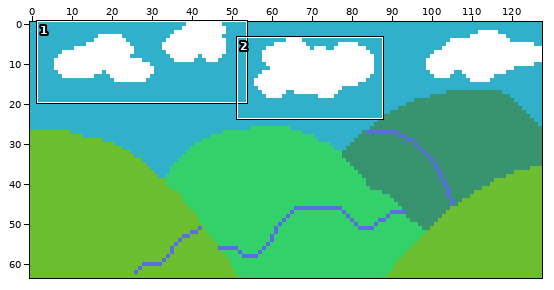
File history of a pixel-art file, Assets/Artwork/Background.aseprite. Above: a wide view before the commit, with the close-up outlined.
Close-up. Old version:
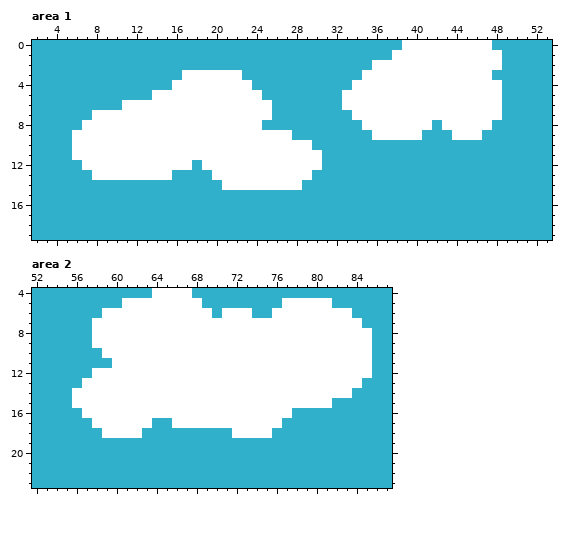
128x64 pixels, 1 frame. Colours within 5 levels of each other are drawn and written as one. Shown: area 1: x 2..53, y 0..19; area 2: x 52..87, y 4..23. The commit also changed other parts of the picture, which this record leaves out.
New version:
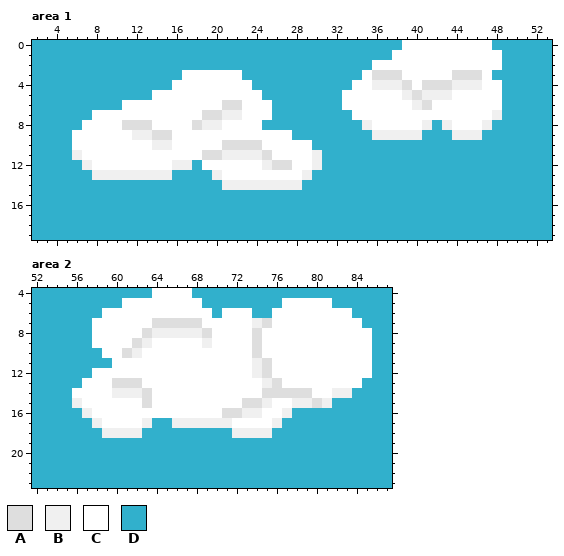
Palette (. is transparent): A #dedede  B #f0f0f0  C #ffffff  D #31b0cc
The exact change:
Area 1, layer "Clouds_Close":
Colour C becomes colour A in row 3 at x 36 to 38 and 44 to 46; in row 4 at x 39 and 41 to 43; in row 5 at x 40; in row 6 at x 21 to 22 and 41; in row 7 at x 19 to 20; in row 8 at x 11 to 13 and 18.
Colour C becomes colour A in row 9 at x 14 to 15; in row 10 at x 21 to 24; in row 11 at x 19 to 20 and 25; in row 12 at x 26 to 27.
Colour C becomes colour B in row 4 at x 36 to 38 and 44 to 46; in row 5 at x 39 and 41 to 43; in row 6 at x 40; in row 7 at x 21 to 22 and 48; in row 8 at x 19 to 20, 35, 41, 43 and 47; in row 9 at x 12 to 13, 36 to 40 and 44 to 46.
Colour C becomes colour B in row 10 at x 14 to 15; in row 11 at x 6, 21 to 24 and 30; in row 12 at x 7, 16 to 17, 25 and 30; in row 13 at x 8 to 15, 20 and 29; in row 14 at x 21 to 28.
Area 2, layer "Clouds_Close":
Colour C becomes colour A in row 7 at x 64 to 68 and 75; in row 8 at x 63, 69 and 74; in row 9 at x 62 and 74; in row 10 at x 61 and 74; in rows 11 to 12 at x 75; in row 13 at x 60 to 62 and 76.
Colour C becomes colour A in row 14 at x 63 and 75 to 79; in row 15 at x 63, 73 to 74 and 80; in row 16 at x 71 to 72.
Colour C becomes colour B in row 7 at x 74; in row 8 at x 64 to 68; in row 9 at x 63 and 69; in row 10 at x 62; in rows 11 to 12 at x 74; in row 13 at x 75.
Colour C becomes colour B in row 14 at x 60 to 62 and 82 to 83; in row 15 at x 56, 75, 78 to 79 and 81; in row 16 at x 57, 73 to 74 and 77; in row 17 at x 58, 63, 66 to 71 and 76; in row 18 at x 59 to 62 and 72 to 75.
Where, in picture pixels (left, top, right, bottom), the same in both close-ups:
changed: (362, 70, 502, 140)
changed: (72, 100, 322, 190)
changed: (72, 318, 352, 438)
